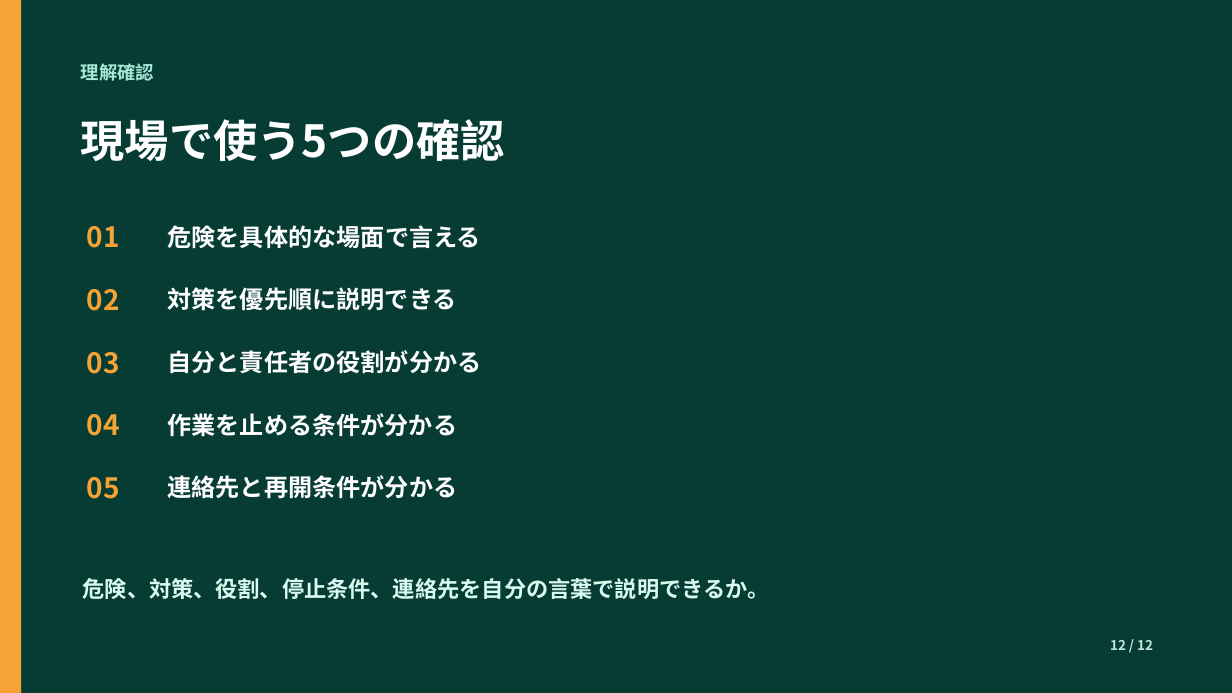
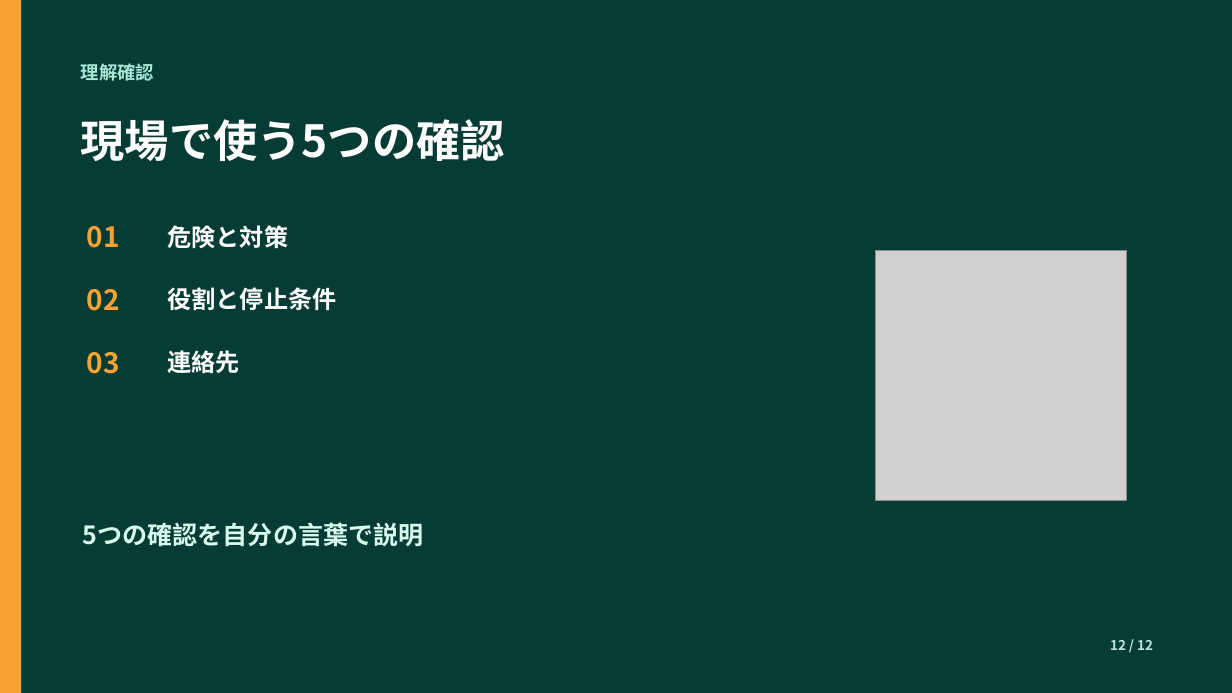
Before and after one commit to kameking-lab/safe-ai-site, a slide deck: slide 12 of web/public/training/safety-seminars/safety-management-basics-osh-law/downloads/safety-management-basics-osh-law-training.pptx. Drawn at 1232x693 pixels with LibreOffice and Linux fonts; fonts in the diff are those of the drawing; grey boxes stand for pictures. Boxes give left, top, right and bottom in pixels: in the first picture for what was removed or moved away, otherwise in the second. Text is boxed around its words. In the diff, an @@ line names an element or a change of style, - is before the commit and + after.

```diff
--- a/web/public/training/safety-seminars/safety-management-basics-osh-law/downloads/safety-management-basics-osh-law-training.pptx
+++ b/web/public/training/safety-seminars/safety-management-basics-osh-law/downloads/safety-management-basics-osh-law-training.pptx
@@ text at box(167, 225, 288, 249): text changed @@
-危険を具体的な場面で言える
+危険と対策
@@ picture added at box(876, 250, 1127, 501) @@
@@ text at box(167, 287, 336, 310): text changed @@
-対策を優先順に説明できる
+役割と停止条件
@@ text at box(167, 350, 239, 373): text changed @@
-自分と責任者の役割が分かる
+連絡先
@@ text removed at box(87, 414, 120, 436) @@
-04
@@ text removed at box(167, 413, 457, 437) @@
-作業を止める条件が分かる
@@ text removed at box(87, 477, 120, 499) @@
-05
@@ text removed at box(167, 475, 457, 499) @@
-連絡先と再開条件が分かる
@@ text added at box(83, 522, 424, 547), 19.5 pt, text #D9FAEE, bold @@
+5つの確認を自分の言葉で説明
@@ text removed at box(83, 578, 769, 599) @@
-危険、対策、役割、停止条件、連絡先を自分の言葉で説明できるか。
```
Also in this commit, not shown: 11 other slides changed, 14 other files.
